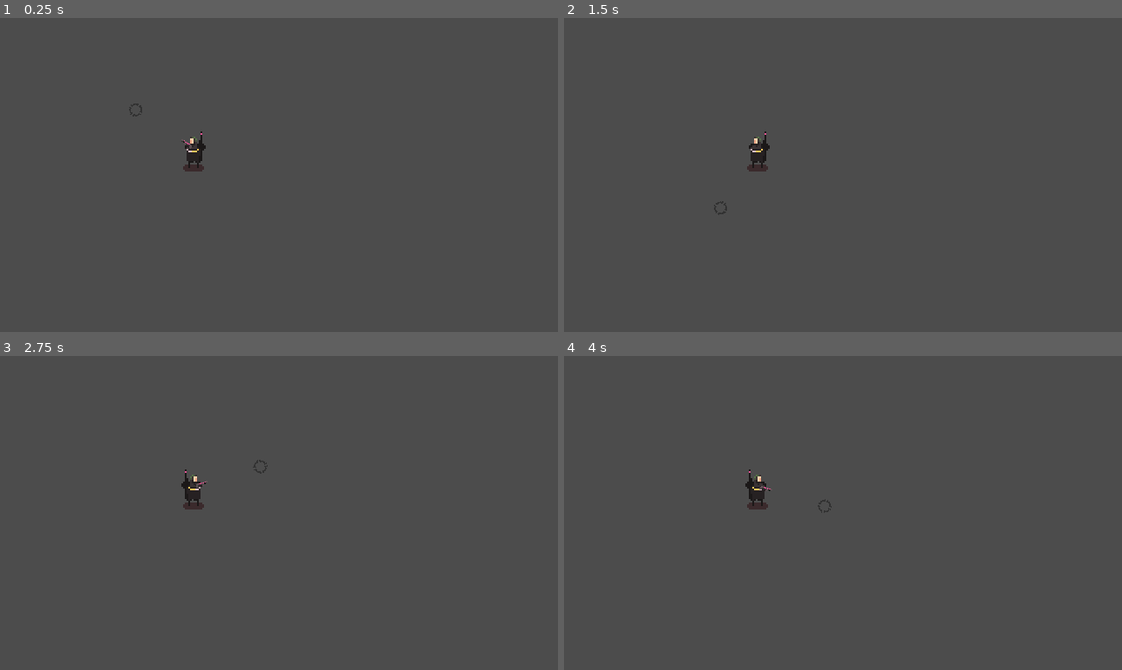
Above: before the commit, frames 1-4 (two rows, left to right).
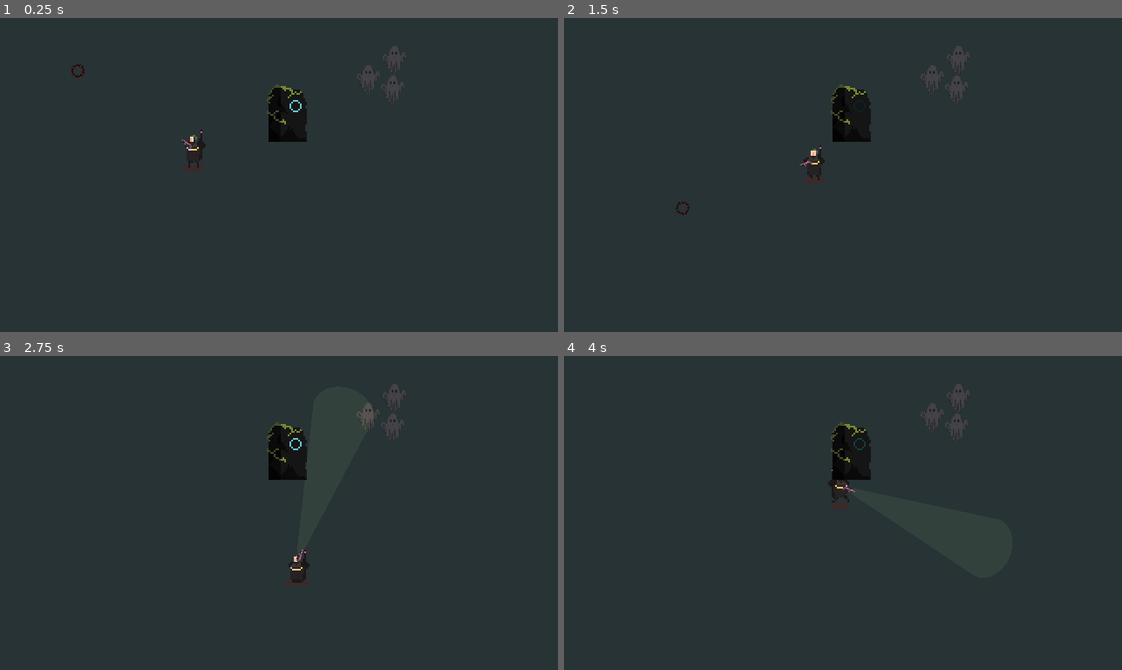
Above: after the commit, the same moments.

Repository: SeanTSinclair/Asylum
Game: Godot game, scene res://World.tscn
The game is run twice, just before and just after one commit, with the same random seed, the same clock (stepped at 60 frames per second) and the same inputs.
Inputs (mouse positions are in pixels of both pictures, inside the frame that each line leads up to):
- Up to frame 1 (0.25 s): no input
- Up to frame 2 (1.5 s): move the mouse to (965, 159) at 0.52 s; press the mouse at (965, 159) at 0.53 s; hold D (move_right) 0.53-1.28 s; move the mouse to (731, 190) at 1.27 s; release the mouse at (731, 190) at 1.28 s; hold S (move_down) from 1.28 s (still down); click (731, 190) at 1.35 s
- Up to frame 3 (2.75 s): move the mouse to (334, 443) at 2.02 s; release S (move_down) at 2.03 s; press the mouse at (334, 443) at 2.03 s; hold D (move_right) from 2.03 s (still down)
- Up to frame 4 (4 s): move the mouse to (815, 575) at 2.77 s; release D (move_right) at 2.78 s; release the mouse at (815, 575) at 2.78 s; hold W (move_up) 2.78-3.53 s; click (815, 575) at 2.85 s; move the mouse to (1010, 560) at 3.52 s; press the mouse at (1010, 560) at 3.53 s; hold A (move_left) from 3.53 s (still down)

The runs differ from the first frame. In frame 1, 99% of the frame differs, in the area x 0-100%, y 0-100%; in frame 2, 99%; in frame 3, 99%; in frame 4, 99%.
Error before the commit: Attempt to call function 'get' in base 'null instance' on a null instance. (res://Player/Player.gd:9)

Commit message:
Made flashlight use raycasts, will monitor performance later but for now it's an OK solution. Ghosts can now be stunned and the base state machine is outlined for the ghost.

Diff:
--- /dev/null
+++ b/Enemies/Ghost.gd
@@ -0,0 +1,41 @@
+extends Area2D
+class_name Ghost
+
+const STUN_THRESHOLD = 100
+
+onready var collision = $CollisionShape2D
+
+enum {
+	IDLE,
+	WANDER,
+	CHASE,
+	STUNNED
+}
+
+var state = IDLE
+var stun_amount : float = 0
+
+func _physics_process(delta):
+	match state:
+		IDLE:
+			pass
+		WANDER:
+			pass
+		CHASE:
+			pass
+		STUNNED:
+			pass
+
+func add_stun_amount(amount):
+	if state != STUNNED:
+		stun_amount += amount
+		if stun_amount >= STUN_THRESHOLD:
+			state = STUNNED
+			collision.disabled = true
+			print("Ghost %s is stunned!" % name)
+
+
+func reset_stun():
+	state = IDLE
+	stun_amount = 0
+	collision.disabled = false
--- /dev/null
+++ b/Enemies/Ghost.tscn
@@ -0,0 +1,102 @@
+[gd_scene load_steps=22 format=2]
+
+[ext_resource path="res://Enemies/ghost_idle.png" type="Texture" id=1]
+[ext_resource path="res://Enemies/ghost_move.png" type="Texture" id=2]
+[ext_resource path="res://Enemies/Ghost.gd" type="Script" id=3]
+
+[sub_resource type="AtlasTexture" id=1]
+atlas = ExtResource( 1 )
+region = Rect2( 0, 0, 64, 64 )
+
+[sub_resource type="AtlasTexture" id=2]
+atlas = ExtResource( 1 )
+region = Rect2( 64, 0, 64, 64 )
+
+[sub_resource type="AtlasTexture" id=3]
+atlas = ExtResource( 1 )
+region = Rect2( 128, 0, 64, 64 )
+
+[sub_resource type="AtlasTexture" id=4]
+atlas = ExtResource( 1 )
+region = Rect2( 192, 0, 64, 64 )
+
+[sub_resource type="AtlasTexture" id=5]
+atlas = ExtResource( 1 )
+region = Rect2( 256, 0, 64, 64 )
+
+[sub_resource type="AtlasTexture" id=6]
+atlas = ExtResource( 1 )
+region = Rect2( 320, 0, 64, 64 )
+
+[sub_resource type="AtlasTexture" id=9]
+atlas = ExtResource( 2 )
+region = Rect2( 0, 0, 64, 64 )
+
+[sub_resource type="AtlasTexture" id=10]
+atlas = ExtResource( 2 )
+region = Rect2( 64, 0, 64, 64 )
+
+[sub_resource type="AtlasTexture" id=11]
+atlas = ExtResource( 2 )
+region = Rect2( 128, 0, 64, 64 )
+
+[sub_resource type="AtlasTexture" id=12]
+atlas = ExtResource( 2 )
+region = Rect2( 192, 0, 64, 64 )
+
+[sub_resource type="AtlasTexture" id=13]
+atlas = ExtResource( 2 )
+region = Rect2( 256, 0, 64, 64 )
+
+[sub_resource type="AtlasTexture" id=14]
+atlas = ExtResource( 2 )
+region = Rect2( 320, 0, 64, 64 )
+
+[sub_resource type="AtlasTexture" id=15]
+atlas = ExtResource( 2 )
+region = Rect2( 384, 0, 64, 64 )
+
+[sub_resource type="AtlasTexture" id=16]
+atlas = ExtResource( 2 )
+region = Rect2( 448, 0, 64, 64 )
+
+[sub_resource type="AtlasTexture" id=17]
+atlas = ExtResource( 2 )
+region = Rect2( 512, 0, 64, 64 )
+
+[sub_resource type="AtlasTexture" id=18]
+atlas = ExtResource( 2 )
+region = Rect2( 576, 0, 64, 64 )
+
+[sub_resource type="SpriteFrames" id=7]
+animations = [ {
+"frames": [ SubResource( 1 ), SubResource( 2 ), SubResource( 3 ), SubResource( 4 ), SubResource( 5 ), SubResource( 6 ) ],
+"loop": true,
+"name": "idle",
+"speed": 10.0
+}, {
+"frames": [ SubResource( 9 ), SubResource( 10 ), SubResource( 11 ), SubResource( 12 ), SubResource( 13 ), SubResource( 14 ), SubResource( 15 ), SubResource( 16 ), SubResource( 17 ), SubResource( 18 ) ],
+"loop": true,
+"name": "move",
+"speed": 10.0
+} ]
+
+[sub_resource type="CapsuleShape2D" id=8]
+radius = 15.0
+height = 26.0
+
+[node name="Ghost" type="Area2D"]
+scale = Vector2( 0.3, 0.3 )
+collision_layer = 8
+collision_mask = 0
+script = ExtResource( 3 )
+
+[node name="AnimatedSprite" type="AnimatedSprite" parent="."]
+modulate = Color( 0.329412, 0.298039, 0.313726, 0.619608 )
+position = Vector2( 0, 1 )
+frames = SubResource( 7 )
+animation = "idle"
+
+[node name="CollisionShape2D" type="CollisionShape2D" parent="."]
+position = Vector2( -1, 3 )
+shape = SubResource( 8 )
--- /dev/null
+++ b/Player/Flashlight.gd
@@ -0,0 +1,37 @@
+extends Node2D
+
+onready var light = $Light2D
+onready var raycasts = [$Raycasts/RayCast, $Raycasts/RayCast2, $Raycasts/RayCast5, $Raycasts/RayCast3, $Raycasts/RayCast4]
+
+export var stun_amount = 1
+
+var current_targets : Array = []
+
+func _ready():
+	disable_flashlight()
+
+func _physics_process(delta):
+	for raycast in raycasts:
+		if raycast.is_colliding():
+			var collider = raycast.get_collider()
+			if collider is Ghost:
+				if !current_targets.has(collider):
+					current_targets.append(collider)
+
+	for target in current_targets:
+		target.add_stun_amount(stun_amount)
+
+	current_targets.clear()
+
+func activate_flashlight():
+	set_flashlight(true)
+
+func disable_flashlight():
+	set_flashlight(false)
+
+func set_flashlight(active):
+	light.enabled = active
+	set_physics_process(active)
+	current_targets = []
+	for raycast in raycasts:
+		raycast.enabled = active
--- a/Player/Player.gd
+++ b/Player/Player.gd
@@ -2,40 +2,44 @@
 
 onready var stats = $PlayerStats
 onready var sprite = $Sprite
+onready var rotator = $Rotator
 onready var flashlight = $Rotator/Flashlight
-onready var rotator = $Rotator
+onready var flashlight_sprite = $Rotator/Flashlight/Sprite
+onready var crosshair = $Rotator/Crosshair
 onready var movement = $MovementController
 onready var animator = $AnimationTree
 onready var animation_state = animator.get("parameters/playback")
 
-enum State {
+enum {
 	MOVE,
 	FLASHLIGHT
 }
-var state = State.MOVE
+var state = MOVE
 
 var velocity : Vector2 = Vector2.ZERO
 var flashlight_direction : Vector2 = Vector2.DOWN
 
 func _ready():
 	animator.active = true
-	flashlight.visible = false
 
 func _physics_process(delta):
 	match state:
-		State.MOVE:
+		MOVE:
 			move_state(delta)
-		State.FLASHLIGHT:
+		FLASHLIGHT:
 			flashlight_state(delta)
 
 	position_crosshair()
 
 	if Input.is_action_pressed("flashlight"):
-		flashlight.visible = true
-		state = State.FLASHLIGHT
+		flashlight.activate_flashlight()
+		crosshair.visible = false
+		state = FLASHLIGHT
 	elif Input.is_action_just_released("flashlight"):
-		flashlight.visible = false
-		state = State.MOVE
+		flashlight.disable_flashlight()
+		crosshair.visible = true
+		state = MOVE
+
 
 func move_state(delta):
 	calculate_movement(movement.get_input_vector(), stats.base_speed, delta)
@@ -53,10 +57,10 @@
 
 	if abs(rotator.rotation_degrees) > 90:
 		sprite.flip_h = false
-		flashlight.flip_v = true
+		flashlight_sprite.flip_v = true
 	else:
 		sprite.flip_h = true
-		flashlight.flip_v = false
+		flashlight_sprite.flip_v = false
 
 
 func calculate_movement(input_vector, speed, delta):
--- a/Player/Player.tscn
+++ b/Player/Player.tscn
@@ -6,6 +6,8 @@
 [ext_resource path="res://Player/PlayerStats.gd" type="Script" id=4]
 [ext_resource path="res://Player/crosshair.png" type="Texture" id=5]
 [ext_resource path="res://Player/gun sprite PINK.png" type="Texture" id=6]
+[ext_resource path="res://Player/flashlight.png" type="Texture" id=7]
+[ext_resource path="res://Player/Flashlight.gd" type="Script" id=9]
 
 [sub_resource type="CapsuleShape2D" id=1]
 radius = 4.0
@@ -127,6 +129,48 @@
 "values": [ 30, 31, 32, 33, 34, 35, 36, 37 ]
 }
 
+[sub_resource type="AnimationNodeAnimation" id=13]
+animation = "run_left"
+
+[sub_resource type="AnimationNodeAnimation" id=14]
+animation = "run_up"
+
+[sub_resource type="AnimationNodeAnimation" id=15]
+animation = "run_down"
+
+[sub_resource type="AnimationNodeAnimation" id=16]
+animation = "run_right"
+
+[sub_resource type="AnimationNodeBlendSpace2D" id=17]
+blend_point_0/node = SubResource( 13 )
+blend_point_0/pos = Vector2( -1, 0 )
+blend_point_1/node = SubResource( 14 )
+blend_point_1/pos = Vector2( 0, -1.1 )
+blend_point_2/node = SubResource( 15 )
+blend_point_2/pos = Vector2( 0, 1.1 )
+blend_point_3/node = SubResource( 16 )
+blend_point_3/pos = Vector2( 1, 0 )
+min_space = Vector2( -1, -1.1 )
+max_space = Vector2( 1, 1.1 )
+blend_mode = 1
+
+[sub_resource type="AnimationNodeAnimation" id=18]
+animation = "idle"
+
+[sub_resource type="AnimationNodeStateMachineTransition" id=19]
+
+[sub_resource type="AnimationNodeStateMachineTransition" id=20]
+
+[sub_resource type="AnimationNodeStateMachine" id=11]
+states/Run/node = SubResource( 17 )
+states/Run/position = Vector2( 374, 108 )
+states/idle/node = SubResource( 18 )
+states/idle/position = Vector2( 223, 108 )
+transitions = [ "idle", "Run", SubResource( 19 ), "Run", "idle", SubResource( 20 ) ]
+start_node = "idle"
+
+[sub_resource type="AnimationNodeStateMachinePlayback" id=12]
+
 [node name="Player" type="KinematicBody2D"]
 script = ExtResource( 2 )
 
@@ -156,14 +200,65 @@
 anims/run_right = SubResource( 6 )
 anims/run_up = SubResource( 10 )
 
+[node name="AnimationTree" type="AnimationTree" parent="."]
+tree_root = SubResource( 11 )
+anim_player = NodePath("../AnimationPlayer")
+active = true
+parameters/playback = SubResource( 12 )
+parameters/Run/blend_position = Vector2( 0, 0 )
+
 [node name="Rotator" type="Node2D" parent="."]
 
 [node name="Crosshair" type="Sprite" parent="Rotator"]
-position = Vector2( 40, 0 )
+modulate = Color( 1, 0.164706, 0, 1 )
+position = Vector2( 80, 0 )
 scale = Vector2( 0.1, 0.1 )
 texture = ExtResource( 5 )
 
-[node name="Flashlight" type="Sprite" parent="Rotator"]
+[node name="Flashlight" type="Node2D" parent="Rotator"]
+script = ExtResource( 9 )
+
+[node name="Sprite" type="Sprite" parent="Rotator/Flashlight"]
 position = Vector2( 5, 0 )
 scale = Vector2( 0.6, 0.7 )
 texture = ExtResource( 6 )
+
+[node name="Light2D" type="Light2D" parent="Rotator/Flashlight"]
+position = Vector2( 7, 5.96046e-08 )
+scale = Vector2( 0.12, 0.07 )
+texture = ExtResource( 7 )
+offset = Vector2( 408.333, -14.2857 )
+color = Color( 0.427451, 0.403922, 0.219608, 0.658824 )
+shadow_enabled = true
+
+[node name="Raycasts" type="Node2D" parent="Rotator/Flashlight"]
+
+[node name="RayCast" type="RayCast2D" parent="Rotator/Flashlight/Raycasts"]
+cast_to = Vector2( 100, 0 )
+collision_mask = 9
+collide_with_areas = true
+collide_with_bodies = false
+
+[node name="RayCast2" type="RayCast2D" parent="Rotator/Flashlight/Raycasts"]
+cast_to = Vector2( 100, 8 )
+collision_mask = 9
+collide_with_areas = true
+collide_with_bodies = false
+
+[node name="RayCast5" type="RayCast2D" parent="Rotator/Flashlight/Raycasts"]
+cast_to = Vector2( 100, 15 )
+collision_mask = 9
+collide_with_areas = true
+collide_with_bodies = false
+
+[node name="RayCast3" type="RayCast2D" parent="Rotator/Flashlight/Raycasts"]
+cast_to = Vector2( 100, -8 )
+collision_mask = 9
+collide_with_areas = true
+collide_with_bodies = false
+
+[node name="RayCast4" type="RayCast2D" parent="Rotator/Flashlight/Raycasts"]
+cast_to = Vector2( 100, -15 )
+collision_mask = 9
+collide_with_areas = true
+collide_with_bodies = false
--- a/World.tscn
+++ b/World.tscn
@@ -1,8 +1,88 @@
-[gd_scene load_steps=2 format=2]
+[gd_scene load_steps=15 format=2]
 
 [ext_resource path="res://Player/Player.tscn" type="PackedScene" id=1]
+[ext_resource path="res://Ancient Rock Animations 36x51.png" type="Texture" id=2]
+[ext_resource path="res://Enemies/Ghost.tscn" type="PackedScene" id=3]
+
+[sub_resource type="AtlasTexture" id=1]
+atlas = ExtResource( 2 )
+region = Rect2( 0, 51, 36, 51 )
+
+[sub_resource type="AtlasTexture" id=2]
+atlas = ExtResource( 2 )
+region = Rect2( 36, 51, 36, 51 )
+
+[sub_resource type="AtlasTexture" id=3]
+atlas = ExtResource( 2 )
+region = Rect2( 72, 51, 36, 51 )
+
+[sub_resource type="AtlasTexture" id=4]
+atlas = ExtResource( 2 )
+region = Rect2( 108, 51, 36, 51 )
+
+[sub_resource type="AtlasTexture" id=5]
+atlas = ExtResource( 2 )
+region = Rect2( 144, 51, 36, 51 )
+
+[sub_resource type="AtlasTexture" id=6]
+atlas = ExtResource( 2 )
+region = Rect2( 180, 51, 36, 51 )
+
+[sub_resource type="AtlasTexture" id=7]
+atlas = ExtResource( 2 )
+region = Rect2( 216, 51, 36, 51 )
+
+[sub_resource type="AtlasTexture" id=8]
+atlas = ExtResource( 2 )
+region = Rect2( 252, 51, 36, 51 )
+
+[sub_resource type="SpriteFrames" id=9]
+animations = [ {
+"frames": [ SubResource( 1 ), SubResource( 2 ), SubResource( 3 ), SubResource( 4 ), SubResource( 5 ), SubResource( 6 ), SubResource( 7 ), SubResource( 8 ), SubResource( 7 ), SubResource( 6 ), SubResource( 4 ), SubResource( 3 ), SubResource( 2 ), SubResource( 1 ) ],
+"loop": true,
+"name": "default",
+"speed": 5.0
+} ]
+
+[sub_resource type="OccluderPolygon2D" id=10]
+polygon = PoolVector2Array( -10, 25, 11, 25, 12, 3, 8, -4, 3, -5, -5, -7, -10, -4, -11, 3, -10, 12 )
+
+[sub_resource type="CapsuleShape2D" id=11]
+height = 10.0
 
 [node name="World" type="Node2D"]
 
+[node name="ColorRect" type="ColorRect" parent="."]
+margin_left = -86.0
+margin_top = -47.0
+margin_right = 444.0
+margin_bottom = 243.0
+color = Color( 0.156863, 0.203922, 0.211765, 1 )
+
 [node name="Player" parent="." instance=ExtResource( 1 )]
 position = Vector2( 111, 75 )
+
+[node name="Ghost" parent="." instance=ExtResource( 3 )]
+position = Vector2( 211, 34 )
+
+[node name="Ghost2" parent="." instance=ExtResource( 3 )]
+position = Vector2( 225, 40 )
+
+[node name="Ghost3" parent="." instance=ExtResource( 3 )]
+position = Vector2( 226, 23 )
+
+[node name="StuffInTheWay" type="Area2D" parent="."]
+position = Vector2( 164, 55 )
+
+[node name="AnimatedSprite" type="AnimatedSprite" parent="StuffInTheWay"]
+position = Vector2( 0, -9.5 )
+frames = SubResource( 9 )
+frame = 7
+playing = true
+
+[node name="LightOccluder2D" type="LightOccluder2D" parent="StuffInTheWay/AnimatedSprite"]
+occluder = SubResource( 10 )
+
+[node name="CollisionShape2D" type="CollisionShape2D" parent="StuffInTheWay"]
+position = Vector2( 0, 0.5 )
+shape = SubResource( 11 )
--- a/project.godot
+++ b/project.godot
@@ -7,6 +7,16 @@
 ;   param=value ; assign values to parameters
 
 config_version=4
+
+_global_script_classes=[ {
+"base": "Area2D",
+"class": "Ghost",
+"language": "GDScript",
+"path": "res://Enemies/Ghost.gd"
+} ]
+_global_script_class_icons={
+"Ghost": ""
+}
 
 [application]
 
@@ -90,6 +100,15 @@
  ]
 }
 
+[layer_names]
+
+2d_physics/layer_1="World"
+2d_physics/layer_2="Player"
+2d_physics/layer_3="Flashlight"
+2d_physics/layer_4="Ghost"
+2d_physics/layer_5="MadMan"
+2d_physics/layer_6="Interactable"
+
 [physics]
 
 common/enable_pause_aware_picking=true
Binary file added: Ancient Rock Animations 36x51.png
Not shown, added: Ancient Rock Animations 36x51.png.import
Binary file added: Enemies/ghost_idle.png
Not shown, added: Enemies/ghost_idle.png.import
Binary file added: Enemies/ghost_move.png
Not shown, added: Enemies/ghost_move.png.import
Not shown: 1 places in Player/Player.tscn that only renumber resources
Binary file added: Player/flashlight.png
Not shown, added: Player/flashlight.png.import
